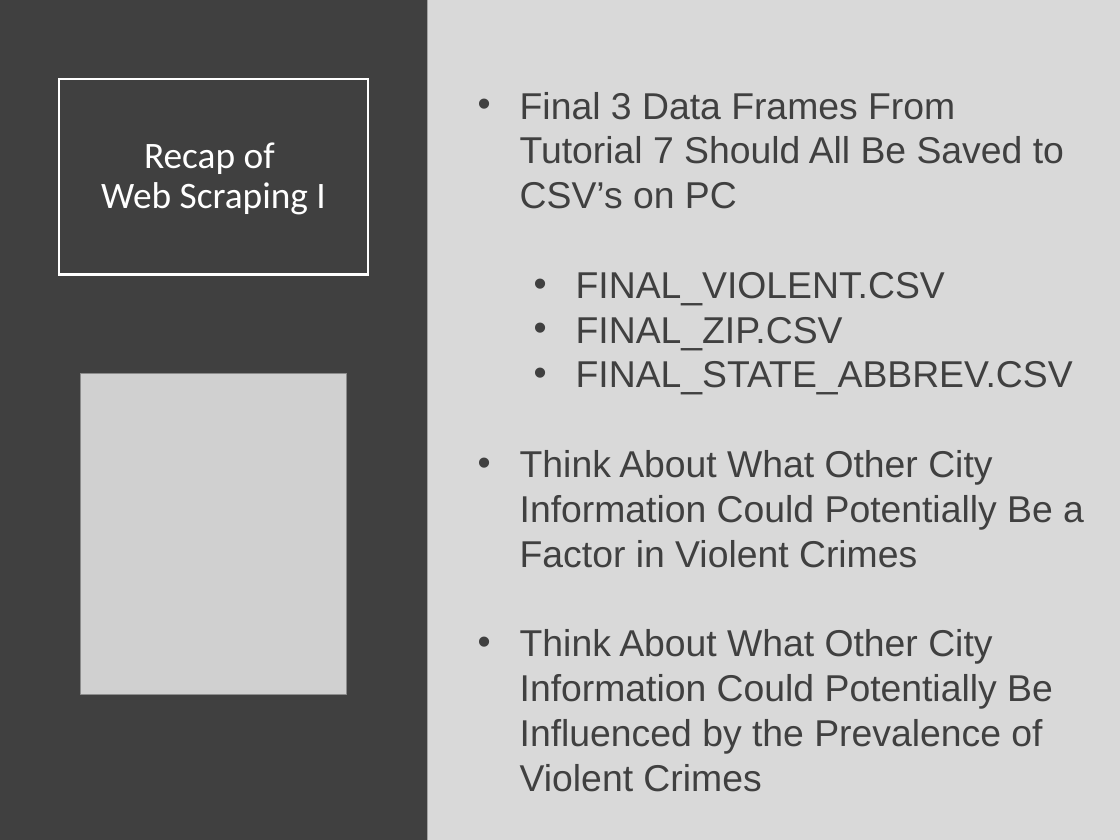
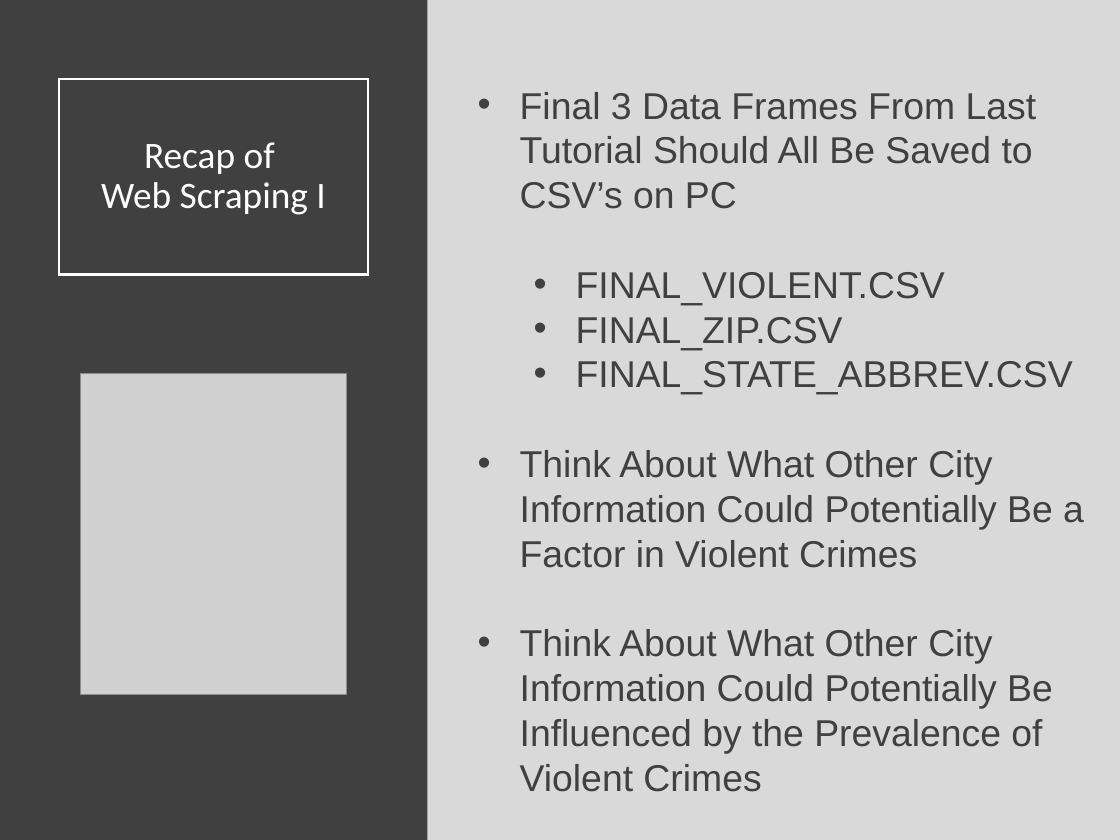
Before and after one commit to SuperMarioGiacomazzo/STOR320_WEBSITE, a slide deck: slide 2 of Lecture/Web Scraping 2/Web_Scraping_2_Lecture.pptx. Drawn at 1120x840 pixels with LibreOffice and Linux fonts; fonts in the diff are those of the drawing; grey boxes stand for pictures. Boxes give left, top, right and bottom in pixels: in the first picture for what was removed or moved away, otherwise in the second. Text is boxed around its words. In the diff, an @@ line names an element or a change of style, - is before the commit and + after.

Commit message:
Web Scraping Fixed

```diff
--- a/Lecture/Web Scraping 2/Web_Scraping_2_Lecture.pptx
+++ b/Lecture/Web Scraping 2/Web_Scraping_2_Lecture.pptx
@@ text at bbox=[520, 92, 1037, 209]: text changed @@
-• Final 3 Data Frames From Tutorial 7 Should All Be Saved to CSV’s on PC
+• Final 3 Data Frames From Last Tutorial Should All Be Saved to CSV’s on PC
```
Also in this commit, not shown: 10 other files.
